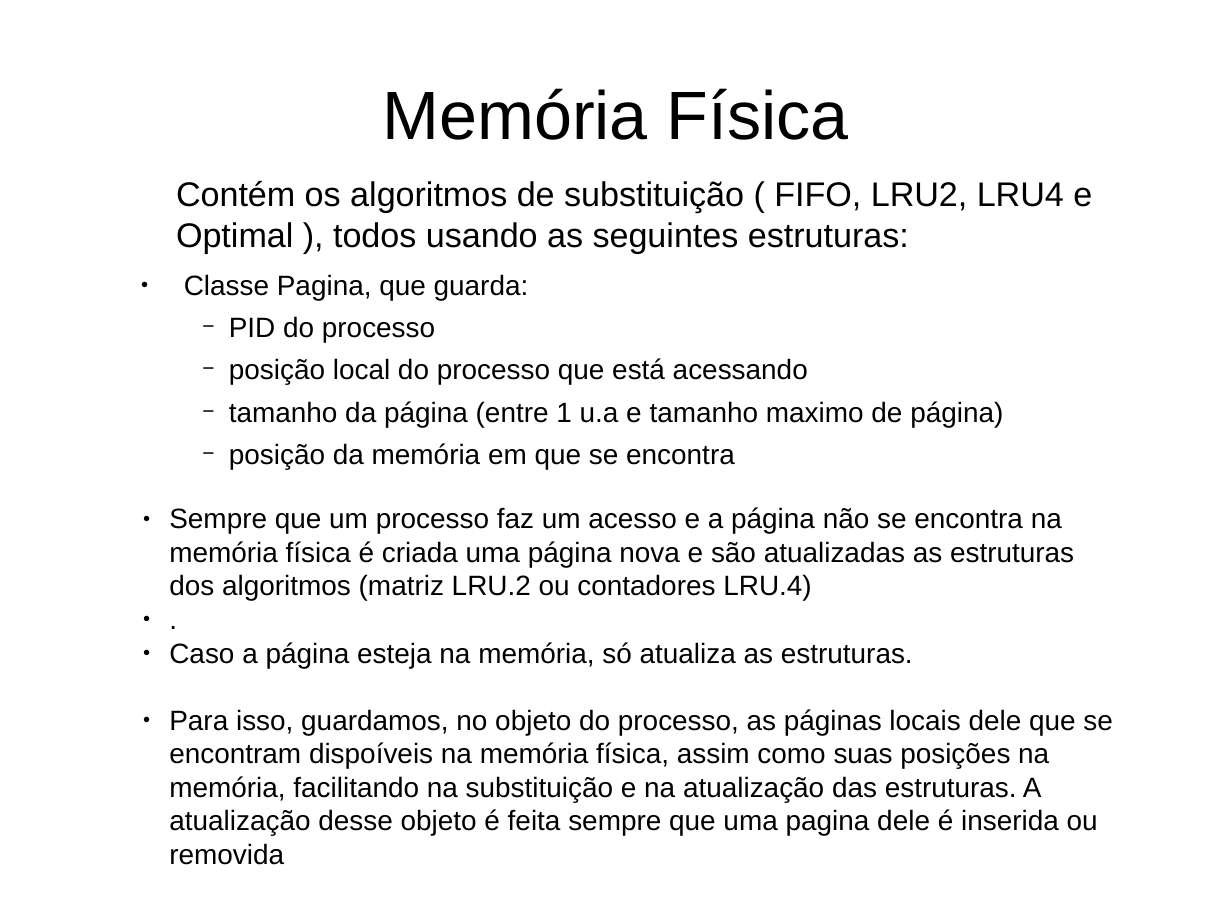
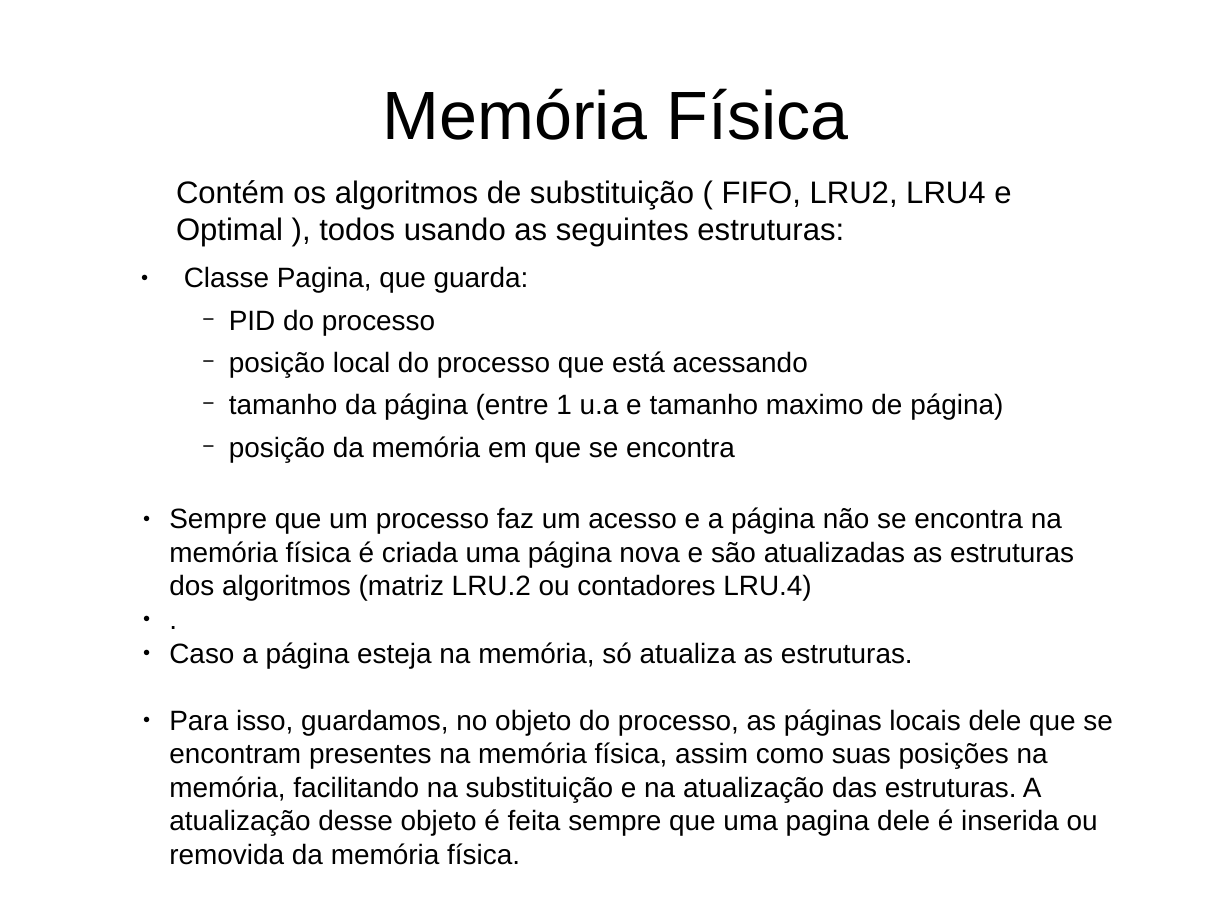
Before and after one commit to AndreMoukarzel/SO, a slide deck: slide 5 of EP3/Apresentacao.odp. Drawn at 1232x924 pixels with LibreOffice and Linux fonts; fonts in the diff are those of the drawing. Boxes give left, top, right and bottom in pixels: in the first picture for what was removed or moved away, otherwise in the second. Text is boxed around its words. In the diff, an @@ line names an element or a change of style, - is before the commit and + after.

```diff
--- a/EP3/Apresentacao.odp
+++ b/EP3/Apresentacao.odp
@@ text at <box>176,180,1011,246</box>: size 22 to 20 pt in "Contém os algoritmos de substituição ( FIFO, ..." @@
@@ text at <box>169,709,1113,865</box>: text changed @@
-    ● Para isso, guardamos, no objeto do processo, as páginas locais dele que se encontram dispoíveis na memória física, assim como suas posições na memória, facilitando na substituição e na atualização das estruturas. A atualização desse objeto é feita sempre que uma pagina dele é inserida ou removida
+    ● Para isso, guardamos, no objeto do processo, as páginas locais dele que se encontram presentes na memória física, assim como suas posições na memória, facilitando na substituição e na atualização das estruturas. A atualização desse objeto é feita sempre que uma pagina dele é inserida ou removida da memória física.
```
Also in this commit, not shown: 1 slide removed, 1 other file.
